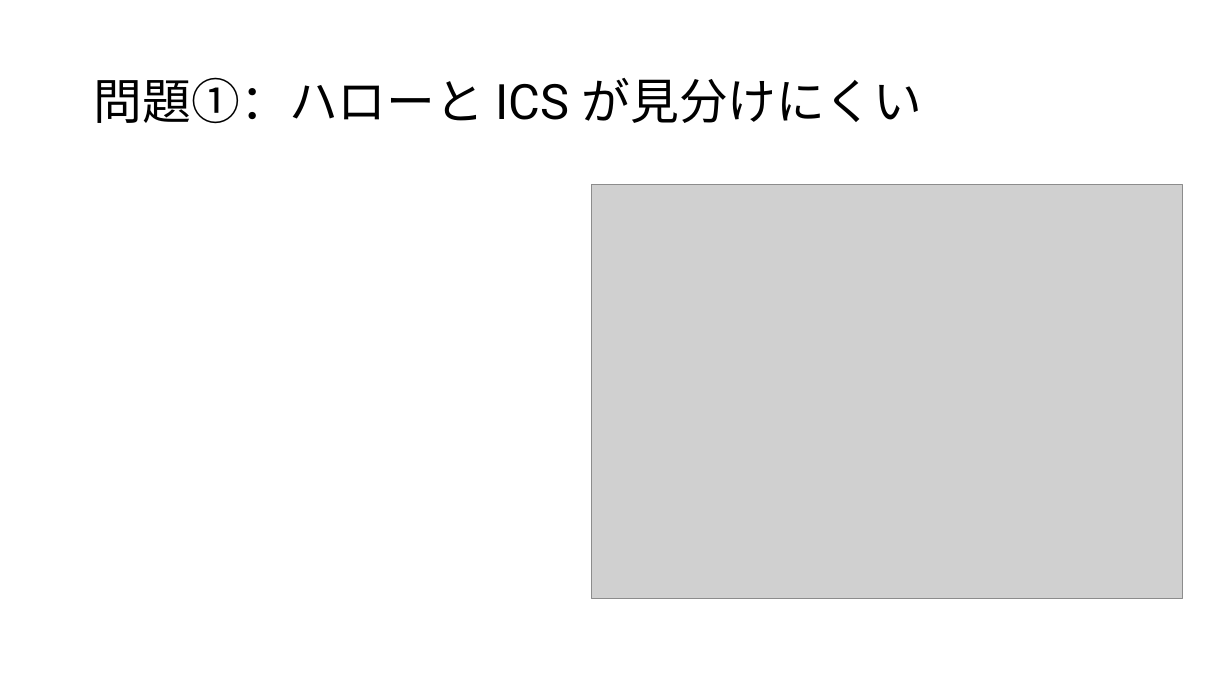
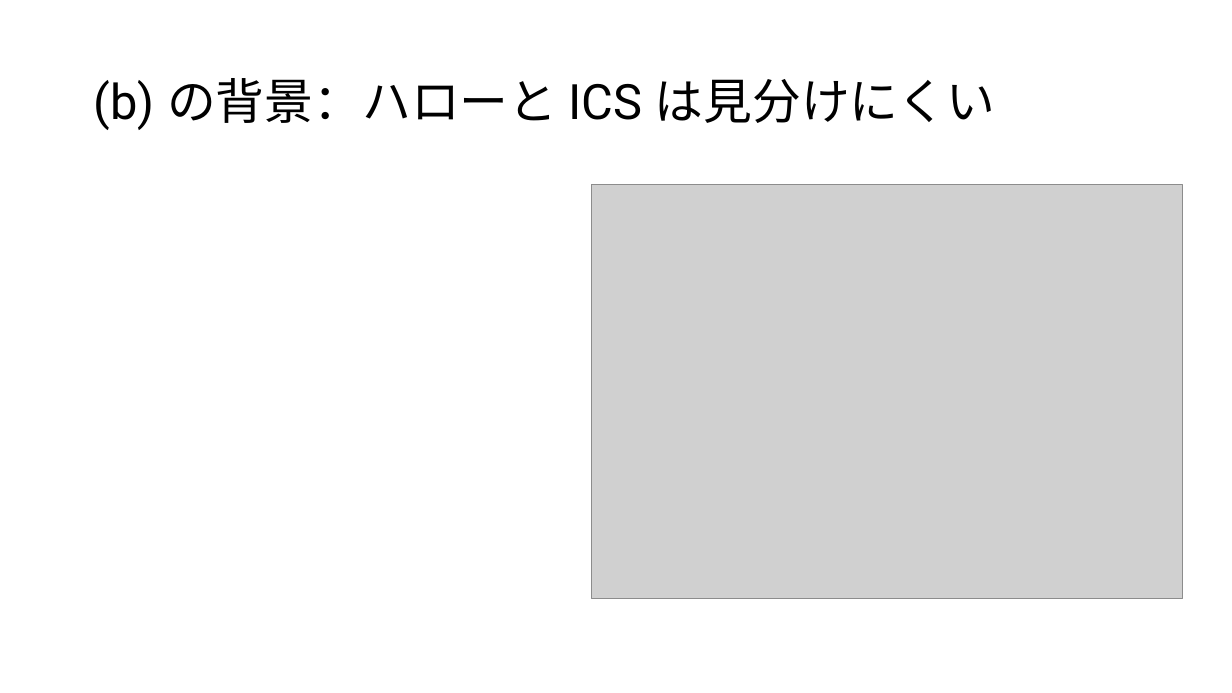
Before and after one commit to Mikann20041029/darkmatter-slides, a slide deck: slide 4 of slides/2026-10-02_研究進捗報告.pptx. Drawn at 1232x693 pixels with LibreOffice and Linux fonts; fonts in the diff are those of the drawing; grey boxes stand for pictures. Boxes give left, top, right and bottom in pixels: in the first picture for what was removed or moved away, otherwise in the second. Text is boxed around its words. In the diff, an @@ line names an element or a change of style, - is before the commit and + after.

```diff
--- a/slides/2026-10-02_研究進捗報告.pptx
+++ b/slides/2026-10-02_研究進捗報告.pptx
@@ title at [94, 78, 996, 130]: text changed @@
-問題①：ハローと ICS が見分けにくい
+(b) の背景：ハローと ICS は見分けにくい
```
Also in this commit, not shown: 10 other slides changed, 5 slides added, 2 slides removed, 6 other files.
